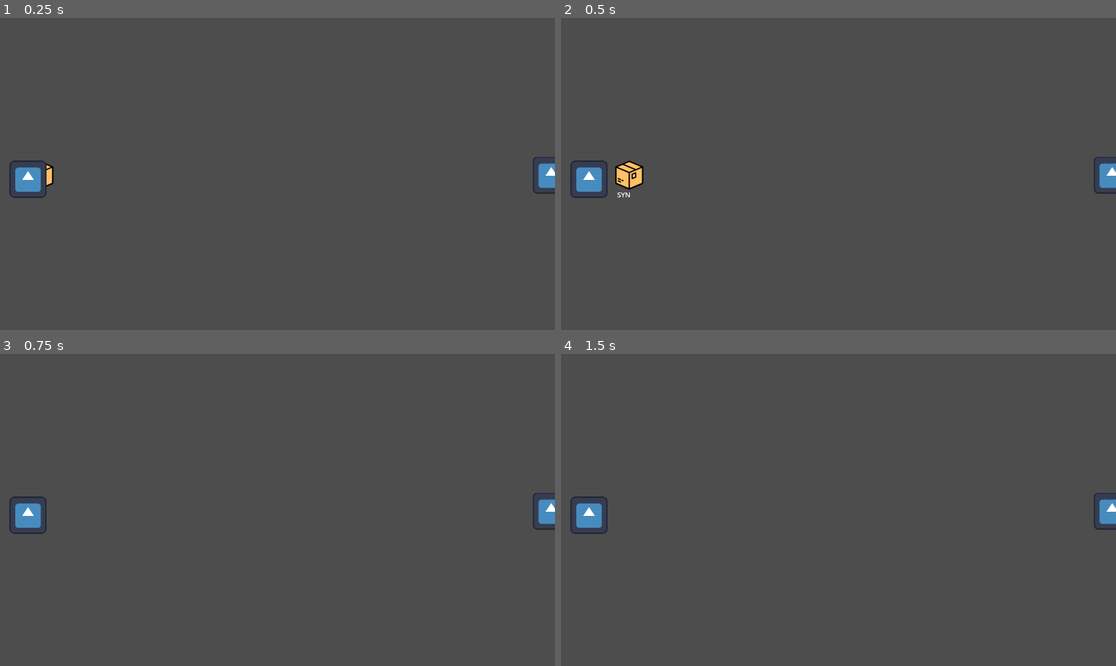
Above: before the commit, frames 1-4 (two rows, left to right).
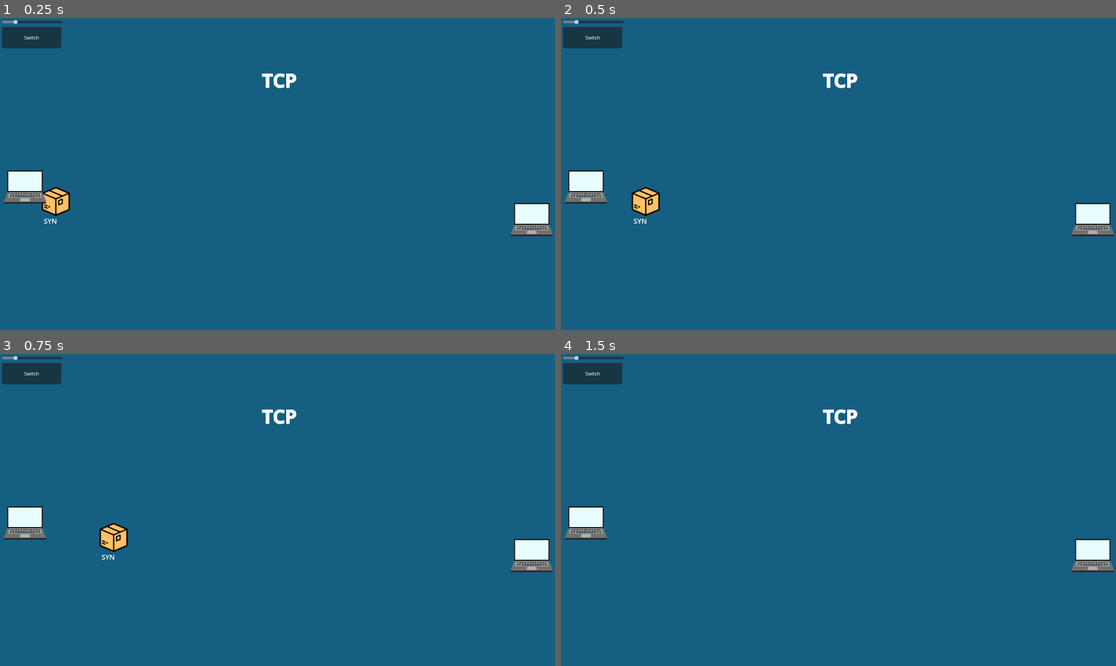
Above: after the commit, the same moments.

Repository: Tarwaft/tcp-udp
Game: Godot game, scene res://screen.tscn
The game is run twice, just before and just after one commit, with the same random seed, the same clock (stepped at 60 frames per second) and the same inputs. The engine's default icon, where the game draws it, is replaced by a stand-in: a white triangle on a blue panel in a dark square.
Inputs (mouse positions are in pixels of both pictures, inside the frame that each line leads up to):
- Up to frame 1 (0.25 s): no input
- Up to frame 2 (0.5 s): no input
- Up to frame 3 (0.75 s): move the mouse to (72, 510) at 0.52 s
- Up to frame 4 (1.5 s): move the mouse to (727, 525) at 1.27 s

The runs differ from the first frame. In frame 1, 100% of the frame differs, in the area x 0-100%, y 0-100%; in frame 2, 100%; in frame 3, 100%; in frame 4, 100%.

Commit message:
finished

Diff:
--- a/area_2d.gd
+++ b/area_2d.gd
@@ -8,8 +8,8 @@
 var sequence: int = 0
 
 func _ready() -> void:
-	$TextureRect.texture = texture
-	$CollisionShape2D.shape.size = texture.get_size()
+	#$TextureRect.texture = texture
+	#$CollisionShape2D.shape.size = texture.get_size()
 	if(istcp and is_sender):
 		await get_tree().create_timer(0.1).timeout
 		send(true,"SYN")
--- a/computer.tscn
+++ b/computer.tscn
@@ -4,9 +4,10 @@
 [ext_resource type="PackedScene" uid="uid://27hmn6uji7t4" path="res://datapack.tscn" id="2_18hgq"]
 [ext_resource type="Texture2D" uid="uid://nyqnlxk0ug53" path="res://icon.svg" id="2_gcbbq"]
 [ext_resource type="PackedScene" uid="uid://dkm58t02u373p" path="res://transmissiontimer.tscn" id="4_jr5mb"]
+[ext_resource type="Texture2D" uid="uid://b3bssyq5ft6rh" path="res://assets/computer.png" id="5_4xfga"]
 
 [sub_resource type="RectangleShape2D" id="RectangleShape2D_gxl5a"]
-size = Vector2(20, 126)
+size = Vector2(169, 1046)
 
 [node name="computer" type="Area2D" unique_id=823963145]
 script = ExtResource("1_gxl5a")
@@ -15,16 +16,20 @@
 transmissiontimer = ExtResource("4_jr5mb")
 
 [node name="CollisionShape2D" type="CollisionShape2D" parent="." unique_id=349988170]
-position = Vector2(0, 53)
+position = Vector2(0, 57)
 shape = SubResource("RectangleShape2D_gxl5a")
 
-[node name="TextureRect" type="TextureRect" parent="." unique_id=622472379]
-offset_right = 40.0
-offset_bottom = 40.0
+[node name="Timer" type="Timer" parent="." unique_id=1501183330]
+wait_time = 5.0
+autostart = true
 
-[node name="Timer" type="Timer" parent="." unique_id=1501183330]
-wait_time = 2.0
-autostart = true
+[node name="TextureRect" type="TextureRect" parent="." unique_id=1828003001]
+offset_left = -84.0
+offset_top = -81.0
+offset_right = 77.0
+offset_bottom = 80.0
+texture = ExtResource("5_4xfga")
+expand_mode = 1
 
 [connection signal="area_entered" from="." to="." method="_on_area_entered"]
 [connection signal="timeout" from="Timer" to="." method="_on_timer_timeout"]
--- a/datapack.gd
+++ b/datapack.gd
@@ -5,6 +5,7 @@
 var text
 var sequence:String
 func _physics_process(delta: float) -> void:
+	speed = globalvars.speed;
 	if text and $Label:
 		$sequence.text = sequence
 		$Label.text = text
--- /dev/null
+++ b/globalvars.gd
@@ -0,0 +1,2 @@
+extends Node
+var speed = 400
--- a/project.godot
+++ b/project.godot
@@ -14,6 +14,10 @@
 run/main_scene="uid://bhb0lu115d7d8"
 config/features=PackedStringArray("4.6", "Forward Plus")
 config/icon="res://icon.svg"
+
+[autoload]
+
+globalvars="*uid://bknqhit11hnjq"
 
 [display]
 
--- /dev/null
+++ b/scene_button.gd
@@ -0,0 +1,8 @@
+extends Button
+
+@export var other: String
+
+
+func _on_pressed() -> void:
+	var s = load(other)
+	get_tree().change_scene_to_packed(s)
--- /dev/null
+++ b/scene_button.tscn
@@ -0,0 +1,11 @@
+[gd_scene format=3 uid="uid://bwmbv8xsot0x8"]
+
+[ext_resource type="Script" uid="uid://b5x6a631ctoal" path="res://scene_button.gd" id="1_j44ou"]
+
+[node name="SceneButton" type="Button" unique_id=458444027]
+offset_right = 205.0
+offset_bottom = 74.0
+text = "Switch"
+script = ExtResource("1_j44ou")
+
+[connection signal="pressed" from="." to="." method="_on_pressed"]
--- a/screen.tscn
+++ b/screen.tscn
@@ -1,12 +1,49 @@
 [gd_scene format=3 uid="uid://bhb0lu115d7d8"]
 
 [ext_resource type="PackedScene" uid="uid://dkpeo541qtme4" path="res://computer.tscn" id="1_vouji"]
+[ext_resource type="PackedScene" uid="uid://dsecb053nardw" path="res://speedslider.tscn" id="2_7cosj"]
+[ext_resource type="PackedScene" uid="uid://bwmbv8xsot0x8" path="res://scene_button.tscn" id="3_61bok"]
 
-[node name="Screen" type="Node2D" unique_id=1341184177]
+[sub_resource type="Theme" id="Theme_61bok"]
+default_font_size = 20
+RichTextLabel/font_sizes/bold_font_size = 64
+RichTextLabel/font_sizes/normal_font_size = 120
+
+[node name="Screen" type="Node2D" unique_id=573786319]
 
 [node name="computer" parent="." unique_id=823963145 instance=ExtResource("1_vouji")]
-position = Vector2(33, 494)
+position = Vector2(90, 585)
 is_sender = true
 
-[node name="receivingcomputer" parent="." unique_id=1406852367 instance=ExtResource("1_vouji")]
-position = Vector2(1843, 480)
+[node name="computer2" parent="." unique_id=2013646814 instance=ExtResource("1_vouji")]
+position = Vector2(1843, 698)
+
+[node name="ColorRect" type="ColorRect" parent="." unique_id=709929895]
+z_index = -4
+offset_right = 2300.0
+offset_bottom = 1392.0
+color = Color(0.08235294, 0.37254903, 0.50980395, 1)
+
+[node name="SceneButton" parent="." unique_id=458444027 instance=ExtResource("3_61bok")]
+offset_left = 7.0
+offset_top = 31.0
+offset_right = 212.0
+offset_bottom = 105.0
+other = "res://udpscreen.tscn"
+
+[node name="Speedslider" parent="." unique_id=2080835112 instance=ExtResource("2_7cosj")]
+offset_left = 7.0
+offset_top = 6.0
+offset_right = 218.0
+offset_bottom = 22.0
+
+[node name="RichTextLabel" type="RichTextLabel" parent="Speedslider" unique_id=1107123494]
+layout_mode = 0
+offset_left = 1.0
+offset_top = 167.0
+offset_right = 1915.0
+offset_bottom = 293.0
+theme = SubResource("Theme_61bok")
+bbcode_enabled = true
+text = "[b]TCP"
+horizontal_alignment = 1
--- /dev/null
+++ b/speedslider.gd
@@ -0,0 +1,4 @@
+extends HSlider
+
+func _process(delta: float) -> void:
+	Engine.time_scale = value;
--- /dev/null
+++ b/speedslider.tscn
@@ -0,0 +1,16 @@
+[gd_scene format=3 uid="uid://dsecb053nardw"]
+
+[ext_resource type="Script" uid="uid://c7dofb5sje31o" path="res://speedslider.gd" id="1_yvtrc"]
+
+[node name="Speedslider" type="HSlider" unique_id=2080835112]
+offset_right = 211.0
+offset_bottom = 16.0
+max_value = 5.0
+step = 0.1
+value = 1.0
+script = ExtResource("1_yvtrc")
+
+[node name="Label" type="Label" parent="." unique_id=1498043925]
+layout_mode = 0
+offset_right = 40.0
+offset_bottom = 23.0
--- a/transmissiontimer.tscn
+++ b/transmissiontimer.tscn
@@ -4,7 +4,7 @@
 [ext_resource type="PackedScene" uid="uid://27hmn6uji7t4" path="res://datapack.tscn" id="2_nl52v"]
 
 [node name="transmissiontimer" type="Timer" unique_id=634768282 groups=["transmission"]]
-wait_time = 8.0
+wait_time = 13.0
 one_shot = true
 autostart = true
 script = ExtResource("1_lrypf")
--- /dev/null
+++ b/udpscreen.tscn
@@ -0,0 +1,50 @@
+[gd_scene format=3 uid="uid://chnosutebh48x"]
+
+[ext_resource type="PackedScene" uid="uid://bi33m7ge0ber7" path="res://updpc.tscn" id="1_hm1j0"]
+[ext_resource type="PackedScene" uid="uid://27hmn6uji7t4" path="res://datapack.tscn" id="2_ox564"]
+[ext_resource type="PackedScene" uid="uid://bwmbv8xsot0x8" path="res://scene_button.tscn" id="3_uc1j7"]
+[ext_resource type="PackedScene" uid="uid://dsecb053nardw" path="res://speedslider.tscn" id="4_uc1j7"]
+
+[sub_resource type="Theme" id="Theme_uc1j7"]
+default_font_size = 20
+RichTextLabel/font_sizes/bold_font_size = 64
+RichTextLabel/font_sizes/normal_font_size = 120
+
+[node name="udpscreen" type="Node2D" unique_id=1597515923]
+
+[node name="ColorRect" type="ColorRect" parent="." unique_id=979492875]
+z_index = -3
+offset_right = 2069.0
+offset_bottom = 1507.0
+color = Color(0.08235294, 0.37254903, 0.50980395, 1)
+
+[node name="updpc" parent="." unique_id=1887494926 instance=ExtResource("1_hm1j0")]
+position = Vector2(119, 515)
+datapack = ExtResource("2_ox564")
+
+[node name="updpc2" parent="." unique_id=770650646 instance=ExtResource("1_hm1j0")]
+position = Vector2(1833, 546)
+sending = false
+
+[node name="SceneButton" parent="." unique_id=458444027 instance=ExtResource("3_uc1j7")]
+offset_left = 7.0
+offset_top = 31.0
+offset_right = 212.0
+offset_bottom = 105.0
+other = "res://screen.tscn"
+
+[node name="Speedslider" parent="." unique_id=2080835112 instance=ExtResource("4_uc1j7")]
+offset_left = 7.0
+offset_top = 6.0
+offset_right = 218.0
+offset_bottom = 22.0
+
+[node name="RichTextLabel" type="RichTextLabel" parent="." unique_id=729912635]
+offset_left = 1.0
+offset_top = 167.0
+offset_right = 1915.0
+offset_bottom = 293.0
+theme = SubResource("Theme_uc1j7")
+bbcode_enabled = true
+text = "[b]UDP"
+horizontal_alignment = 1
--- /dev/null
+++ b/updpc.gd
@@ -0,0 +1,34 @@
+extends Area2D
+@export var datapack: PackedScene
+@export var sending:bool = true
+var hasverified = false
+var sequence: int = 0
+
+func _ready() -> void:
+	#$TextureRect.texture = texture
+	#$CollisionShape2D.shape.size = texture.get_size(
+	pass
+
+
+
+
+func _on_timer_timeout() -> void:
+	if sending:
+		send();
+
+func send(right:bool = true, text:String = "", seq:int = 0) -> void:
+	var d: Area2D = datapack.instantiate()
+	d.position = position
+	d.ownername = name
+	d.text = text
+	d.go_right = right
+	if(seq != 0):
+		d.sequence = str(seq)
+
+
+	get_parent().add_child(d)
+
+
+func _on_area_entered(area: Area2D) -> void:
+	if area.ownername != name:
+		area.free();
--- /dev/null
+++ b/updpc.tscn
@@ -0,0 +1,29 @@
+[gd_scene format=3 uid="uid://bi33m7ge0ber7"]
+
+[ext_resource type="Script" uid="uid://csfaa2norwb3p" path="res://updpc.gd" id="1_flqmi"]
+[ext_resource type="Texture2D" uid="uid://b3bssyq5ft6rh" path="res://assets/computer.png" id="2_rp4e2"]
+
+[sub_resource type="RectangleShape2D" id="RectangleShape2D_flqmi"]
+size = Vector2(20, 286)
+
+[node name="updpc" type="Area2D" unique_id=1887494926]
+script = ExtResource("1_flqmi")
+
+[node name="Timer" type="Timer" parent="." unique_id=1501376078]
+wait_time = 0.3
+autostart = true
+
+[node name="CollisionShape2D" type="CollisionShape2D" parent="." unique_id=836818401]
+position = Vector2(0, 25)
+shape = SubResource("RectangleShape2D_flqmi")
+
+[node name="TextureRect" type="TextureRect" parent="." unique_id=140369715]
+offset_left = -64.0
+offset_top = -4.0
+offset_right = 62.0
+offset_bottom = 122.0
+texture = ExtResource("2_rp4e2")
+expand_mode = 1
+
+[connection signal="area_entered" from="." to="." method="_on_area_entered"]
+[connection signal="timeout" from="Timer" to="." method="_on_timer_timeout"]
Binary file added: assets/computer.png
Not shown, added: assets/computer.png.import
Not shown, added: globalvars.gd.uid
Not shown, added: scene_button.gd.uid
Not shown, added: speedslider.gd.uid
Not shown, added: updpc.gd.uid
